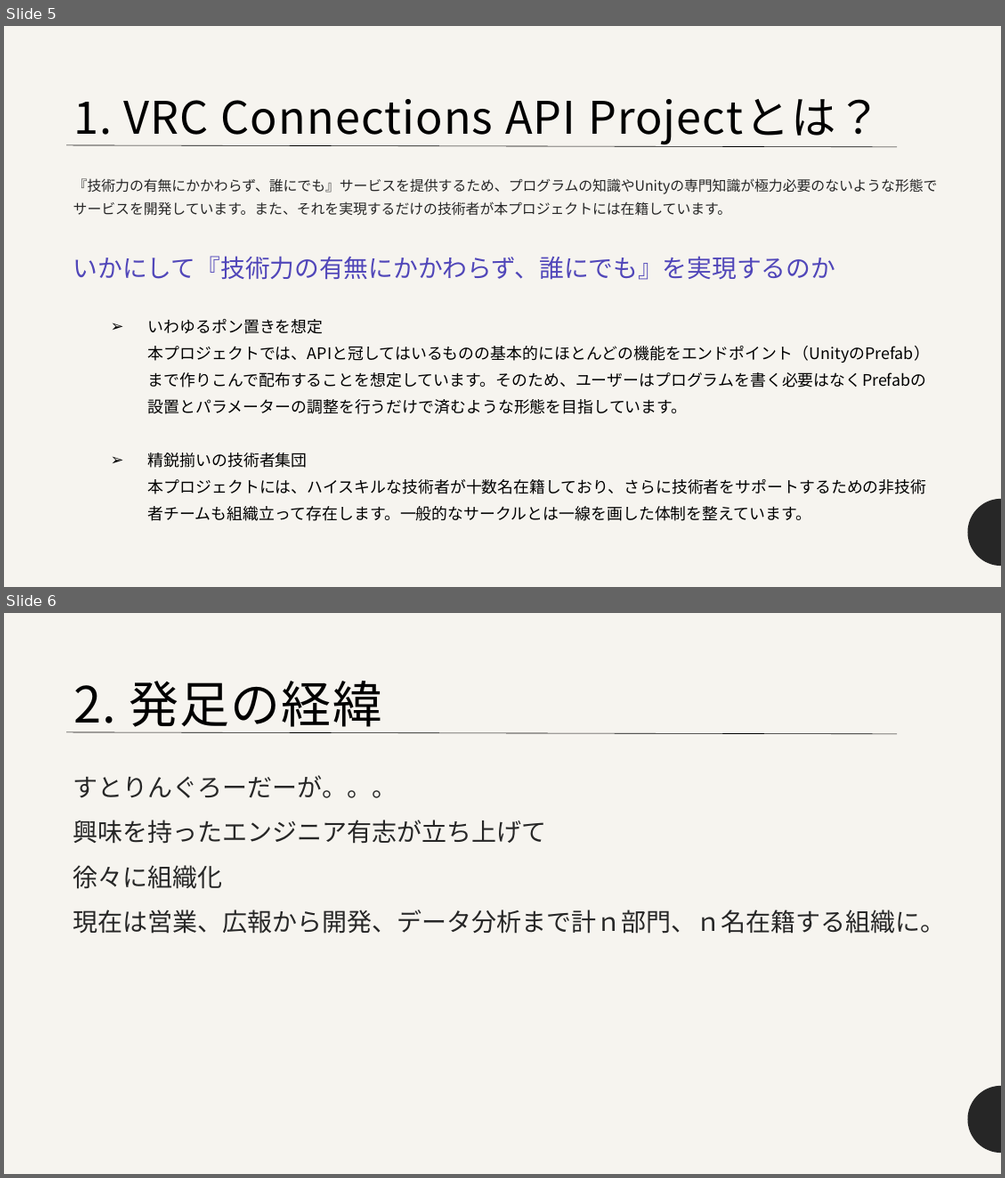
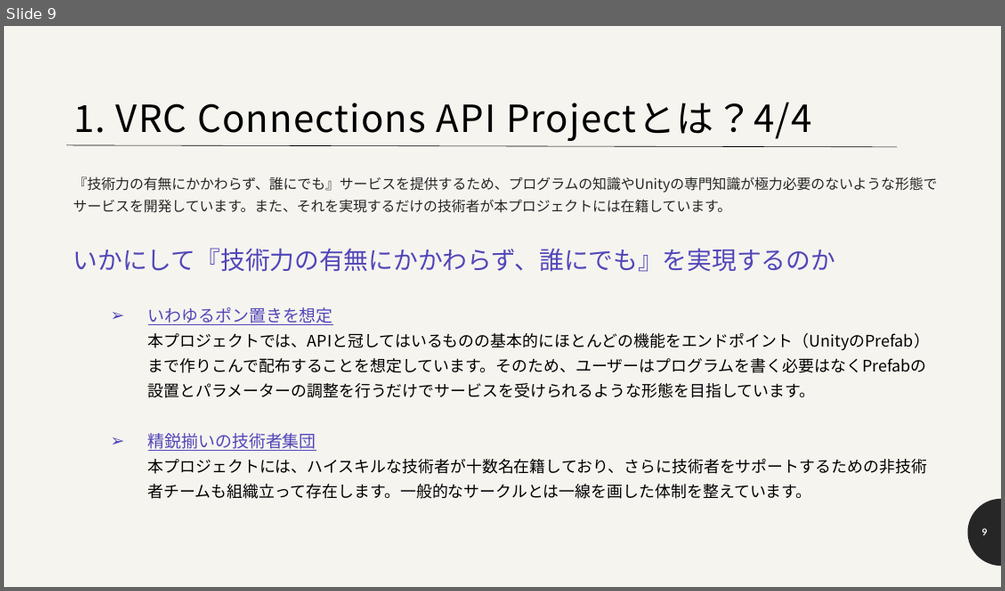
Before and after one commit to nHaruka-git/VRC-Connestions-API-Project-Public-Resources, a slide deck: 対外紹介資料.pptx. Shown one above the other, each under a label of ours: slides 5 and 6 before the commit, slide 9 after it. The pictures are 1005x1178 and 1005x591 pixels, drawn with LibreOffice and Linux fonts; fonts in the diff are those of the drawing. Boxes give left, top, right and bottom in pixels: in the first picture for what was removed or moved away, otherwise in the second. Text is boxed around its words. In the diff, an @@ line names an element or a change of style, - is before the commit and + after.

```diff
--- a/対外紹介資料.pptx
+++ b/対外紹介資料.pptx
@@ slide 6 removed at (4, 613, 1001, 1174), background #F6F4EF; not listed: 1 template element that a slide beside it also shows @@
@@ title removed at (73, 681, 382, 733) @@
-2. 発足の経緯
@@ line removed from (67, 732) to (897, 734) @@
@@ text removed at (73, 775, 946, 933) @@
-すとりんぐろーだーが。。。
-興味を持ったエンジニア有志が立ち上げて
-徐々に組織化
-現在は営業、広報から開発、データ分析まで計ｎ部門、ｎ名在籍する組織に。
@@ what was slide 5 is now slide 9 @@
@@ slide 9 changed as well @@
@@ title at (73, 102, 811, 141): text changed; size 43.2 to 36 pt @@
-1. VRC Connections API Projectとは？
+1. VRC Connections API Projectとは？4/4
@@ text at (73, 176, 938, 499): size 15.3 to 16.1 pt, text colour #000000 to #5046B9, underline on in "精鋭揃いの技術者集団"; line spacing 1.4 to 1.3 @@
@@ text at (148, 307, 930, 398): text changed @@
-  ➢ いわゆるポン置きを想定
-    本プロジェクトでは、APIと冠してはいるものの基本的にほとんどの機能をエンドポイント（UnityのPrefab）まで作りこんで配布することを想定しています。そのため、ユーザーはプログラムを書く必要はなくPrefabの設置とパラメーターの調整を行うだけで済むような形態を目指しています。
+  ➢ いわゆるポン置きを想定
+    本プロジェクトでは、APIと冠してはいるものの基本的にほとんどの機能をエンドポイント（UnityのPrefab）まで作りこんで配布することを想定しています。そのため、ユーザーはプログラムを書く必要はなくPrefabの設置とパラメーターの調整を行うだけでサービスを受けられるような形態を目指しています。
@@ page number added at (982, 528, 987, 535), 9 pt, text #FFFFFF, bold @@
+9
```
Also in this commit, not shown: 6 other slides changed, 10 slides added, 1 other slide removed, 25 other files.
